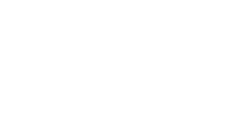
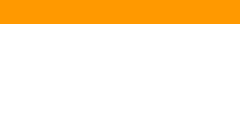
Layers edited between the first and the second 240x128 image:
added layer "Color Fill 3" above "Color Fill 2" over [0, 0, 240, 24]
